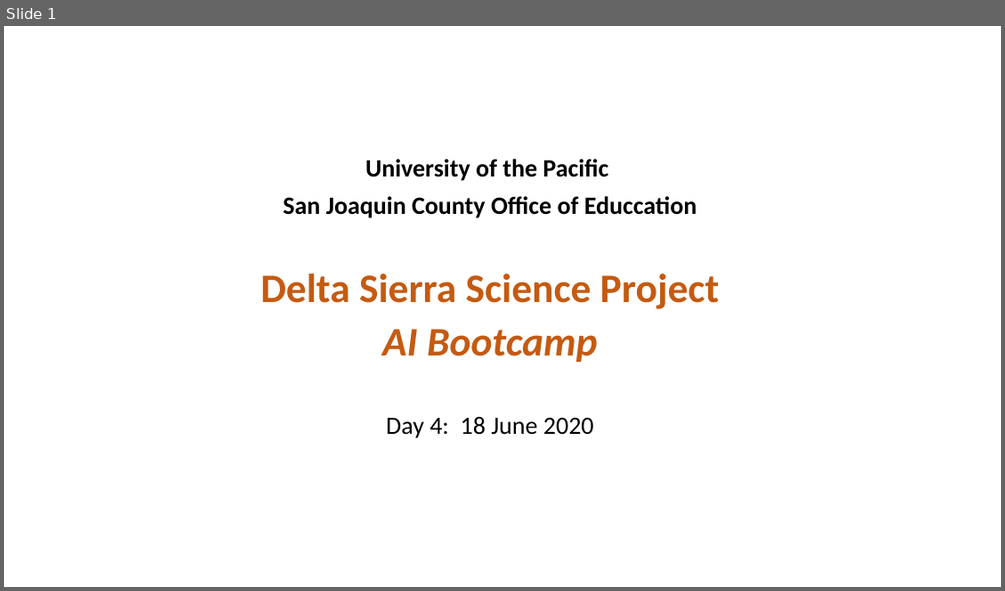
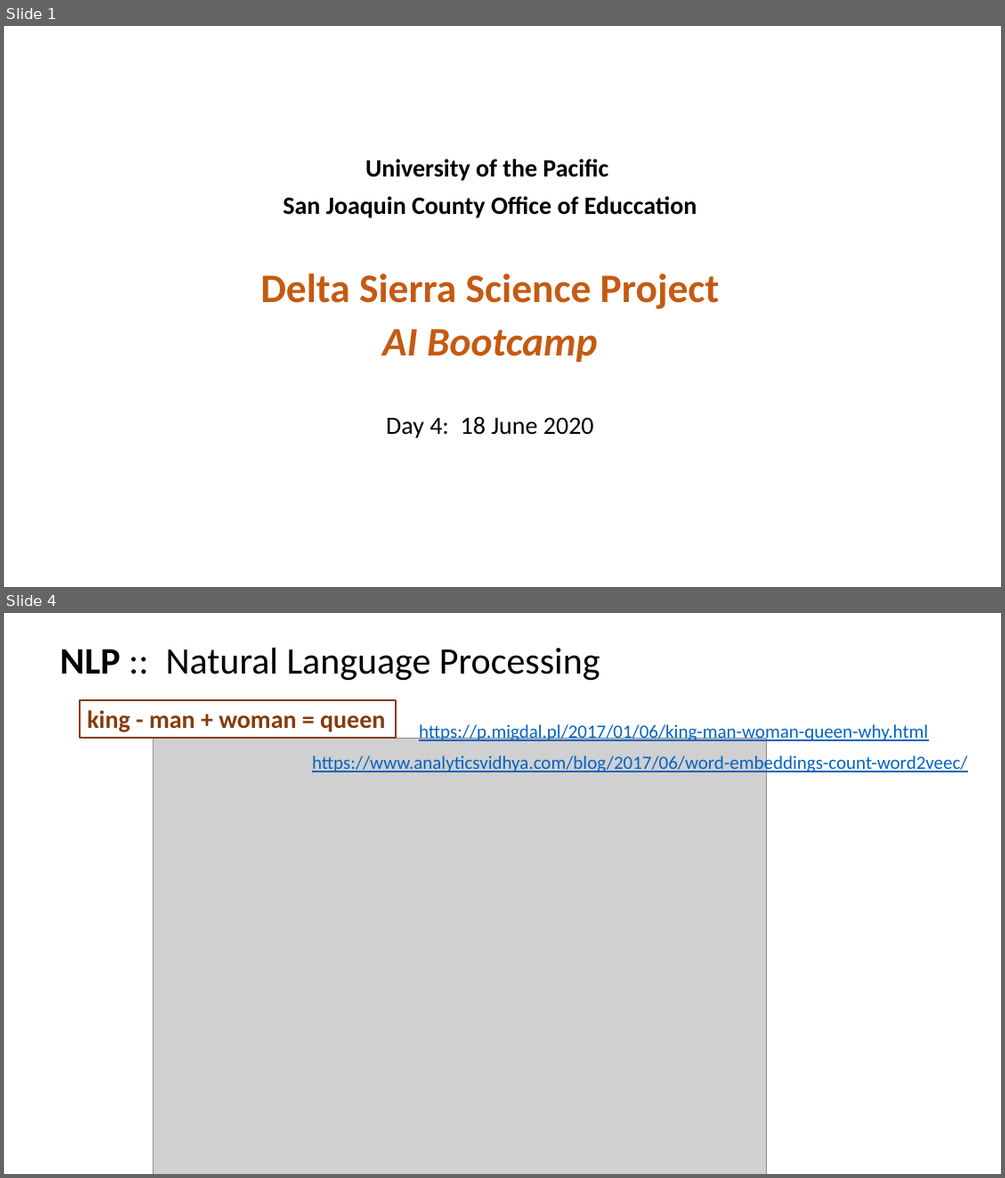
Before and after one commit to jehetrick/DSSP_AI_Institute, a slide deck: Day4.pptx. Shown one above the other, each under a label of ours: slide 1 before the commit, slides 1 and 4 after it; the slides between them are not shown. The pictures are 1005x591 and 1005x1178 pixels, drawn with LibreOffice and Linux fonts; fonts in the diff are those of the drawing; grey boxes stand for pictures. Boxes give left, top, right and bottom in pixels: in the first picture for what was removed or moved away, otherwise in the second. Text is boxed around its words. In the diff, an @@ line names an element or a change of style, - is before the commit and + after.

```diff
--- a/Day4.pptx
+++ b/Day4.pptx
@@ slide 4 added at (x1=4, y1=613, x2=1001, y2=1174), background #FFFFFF @@
@@ text added at (x1=60, y1=648, x2=600, y2=681), 36 pt, text #000000 @@
+NLP :: Natural Language Processing
@@ rectangle added at (x1=80, y1=699, x2=396, y2=737), outline #843C0B 1.5 pt, 24 pt, text #843C0B, bold @@
+king - man + woman = queen
@@ picture added at (x1=153, y1=738, x2=766, y2=1174) @@
@@ text added at (x1=419, y1=724, x2=928, y2=743), 18 pt, text #0563C1, underline @@
+https://p.migdal.pl/2017/01/06/king-man-woman-queen-why.html
@@ text added at (x1=312, y1=753, x2=967, y2=774), 18 pt, text #0563C1, underline @@
+https://www.analyticsvidhya.com/blog/2017/06/word-embeddings-count-word2veec/
```
Also in this commit, not shown: 1 slide changed, 3 other slides added.
